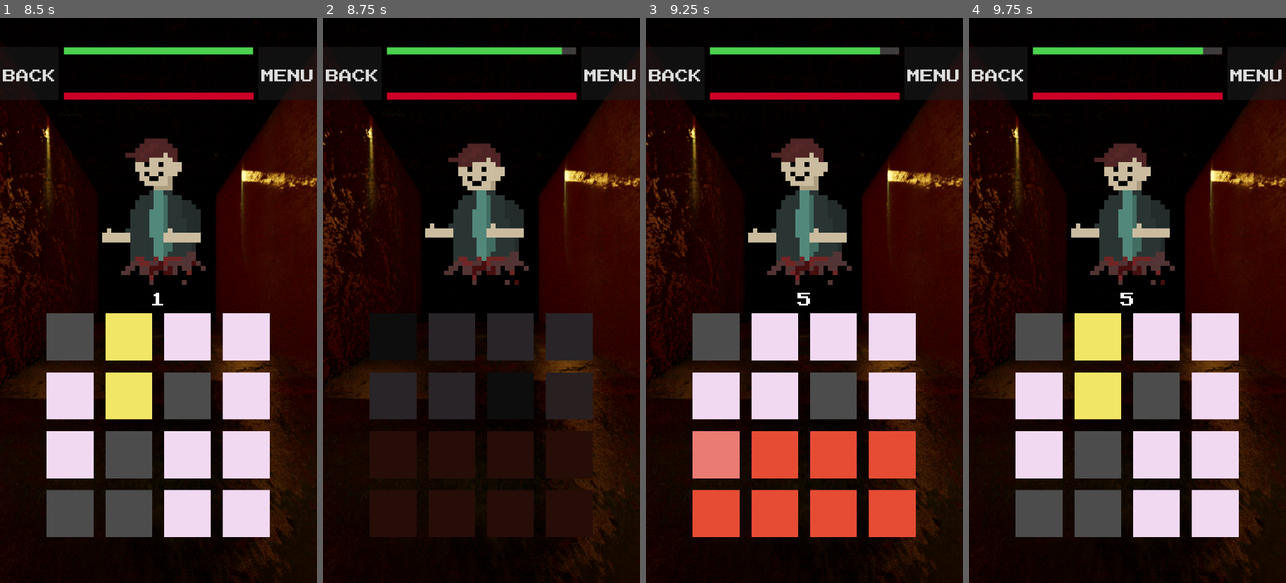
Above: before the commit, frames 1-4 (left to right).
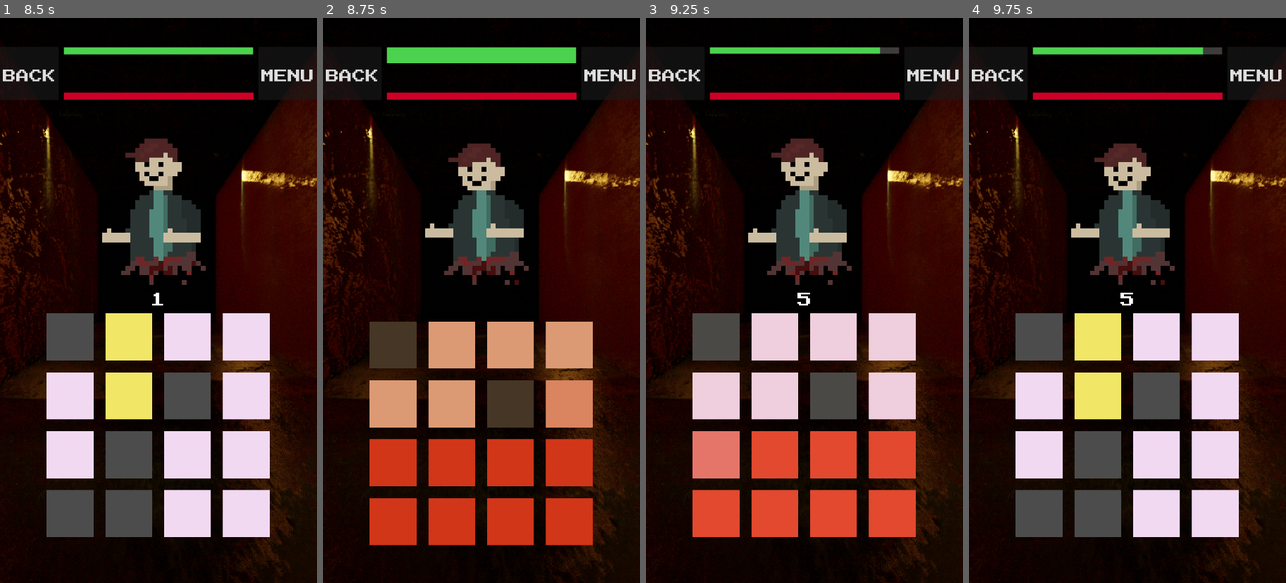
Above: after the commit, the same moments.

Repository: numberpup/phantom-passage
Game: Godot game, scene res://Scenes/UI/SplashScreen.tscn
The game is run twice, just before and just after one commit, with the same random seed, the same clock (stepped at 60 frames per second) and the same inputs.
Inputs (mouse positions are in pixels of both pictures, inside the frame that each line leads up to):
- Up to frame 1 (8.5 s): move the mouse to (228, 272) at 0.52 s; click (228, 272) at 0.67 s; drag from (95, 328) to (142, 413) at 1.27 s; click "START" at 2 s; tap Enter at 2.75 s; move the mouse to (190, 176) at 2.77 s; click (190, 176) at 2.92 s; drag from (142, 413) to (63, 215) at 3.52 s; move the mouse to (253, 385) at 4.27 s; click (253, 385) at 4.42 s; drag from (63, 215) to (110, 159) at 5.02 s; move the mouse to (174, 300) at 5.77 s; click (174, 300) at 5.92 s; drag from (110, 159) to (95, 328) at 6.52 s; move the mouse to (228, 272) at 7.27 s; click (228, 272) at 7.42 s; drag from (95, 328) to (142, 413) at 8.02 s
- Up to frame 2 (8.75 s): no input
- Up to frame 3 (9.25 s): move the mouse to (836, 176) at 8.77 s; click (836, 176) at 8.92 s
- Up to frame 4 (9.75 s): drag from (1111, 413) to (1032, 215) at 9.52 s

Frame 1 is identical in both runs. In frame 2, 23% of the frame differs, in the area x 14-86%, y 5-94%; in frame 3, 0.1%; in frame 4, nothing differs.

Commit message:
Fixed edge case of turn ending while simultaneously dealing killing blow
Previously, when turn ended while dealing killing blow (e.g. you've initiated the attack RIGHT when the enemy turn ends, such as by holding a solved gameboard's final tile as timer runs out), enemy would die but still deal damage to player as it died. Now, player's attack is calculated first and enemy dies before dealing damage to player.

Diff:
--- a/Scripts/Enemies/EnemyShell.gd
+++ b/Scripts/Enemies/EnemyShell.gd
@@ -207,11 +207,6 @@
 	print("Board clear signal received by EnemyShell.")
 	take_damage(GameManager.player_damage)  # Example damage value
 
-func _on_enemy_turn() -> void:
-	print("ON ENEMY TURN SIGNAL RECEIVED FROM LEVELSCREEN")
-	emit_signal("enemy_attack") # enemy take attack turn
-
-
 # Handles enemy death
 func die() -> void:
 	print("Enemy has been defeated.")
--- a/Scripts/UI/info_bar.gd
+++ b/Scripts/UI/info_bar.gd
@@ -3,6 +3,7 @@
 @onready var progress_bar = $HBoxContainer/ProgressBar
 
 @onready var loaded_tree = get_tree()
+var animate_height = false
 
 func _ready() -> void:
 	setup_health_bar()
@@ -29,7 +30,17 @@
 func update_player_health() -> void:
 	# Update the progress bar with a bouncy animation
 	var tween = get_tree().create_tween()
+	var original_size = $HBoxContainer2/ProgressBar2.size
+
+	if animate_height == true:
+		tween.tween_property($HBoxContainer2/ProgressBar2, "size", Vector2($HBoxContainer2/ProgressBar2.size.x, $HBoxContainer2/ProgressBar2.size.y + 30), .15).set_trans(Tween.TRANS_BACK)
+
 	tween.tween_property($HBoxContainer2/ProgressBar2, "value", GameManager.player_hp, .3).set_trans(Tween.TRANS_BACK)
+	if animate_height == true:
+		tween.tween_property($HBoxContainer2/ProgressBar2, "size", original_size, .3).set_trans(Tween.TRANS_BACK)
+
+	if animate_height == false:
+		animate_height = true
 
 # Called every frame. 'delta' is the elapsed time since the previous frame.
 func _process(delta: float) -> void:
--- a/Scripts/gameboard.gd
+++ b/Scripts/gameboard.gd
@@ -28,6 +28,7 @@
 signal board_clear
 signal board_fail
 signal turn_start
+signal enemy_attack
 
 ##
 # Import script to generate new boards
@@ -301,10 +302,14 @@
 
 func attack_animation() -> void:
 	var original_mod = self.modulate
+	var original_pos = self.position
 
 	var tween = get_tree().create_tween()
-	tween.tween_property(self, "modulate", Color(0, 0, 0), .2)
-	tween.tween_property(self, "modulate", original_mod, .2)
+	tween.tween_property(self, "modulate", Color(.91, .71, .48), .05)
+	tween.tween_property(self, "position", Vector2(self.position.x, self.position.y+50), .05).set_trans(Tween.TRANS_BOUNCE)
+	tween.tween_property(self, "position", original_pos, .15).set_trans(Tween.TRANS_BOUNCE)
+	tween.tween_property(self, "modulate", original_mod, .5)
+
 	enable_board_interaction()
 
 
@@ -326,4 +331,7 @@
 		# Wait for fail handling to finish
 		await _check_board_status()
 	disable_board_interaction()
-	attack_animation()
+	if GameManager.enemy_health > 0:
+		attack_animation()
+		emit_signal("enemy_attack")
+	enable_board_interaction()
--- a/Scripts/level_screen.gd
+++ b/Scripts/level_screen.gd
@@ -22,6 +22,9 @@
 	$InfoBar.update_player_health()
 	score_display.text = str(score)
 	connect_board_clear_signal()  # Connect the board clear signal
+
+	#connect signal from gameboard that enemy turn has triggered damage
+	game_board.connect("enemy_attack", Callable(self, "_player_takes_damage"))
 
 	instantiate_enemy()
 
@@ -51,11 +54,7 @@
 	# Connect the updated_enemy_health signal so the infobar can be updated
 	enemy_instance.connect("updated_enemy_health", Callable(self, "_on_enemy_health_updated"))
 
-	# connect the "enemy_attack" signal so enemy can damage player
-	enemy_instance.connect("enemy_attack", Callable(self, "_player_takes_damage"))
-
-	# connect the "enemy_turn" signal to both enemyshell and gameboard
-	self.connect("enemy_turn", Callable(enemy_instance, "_on_enemy_turn"))
+	# connect the "enemy_turn" signal to both gameboard
 	self.connect("enemy_turn", Callable($MarginContainer/GameBoard, "_on_enemy_turn"))
 
 	enemy_instance._setup(current_enemy, "enemy")
